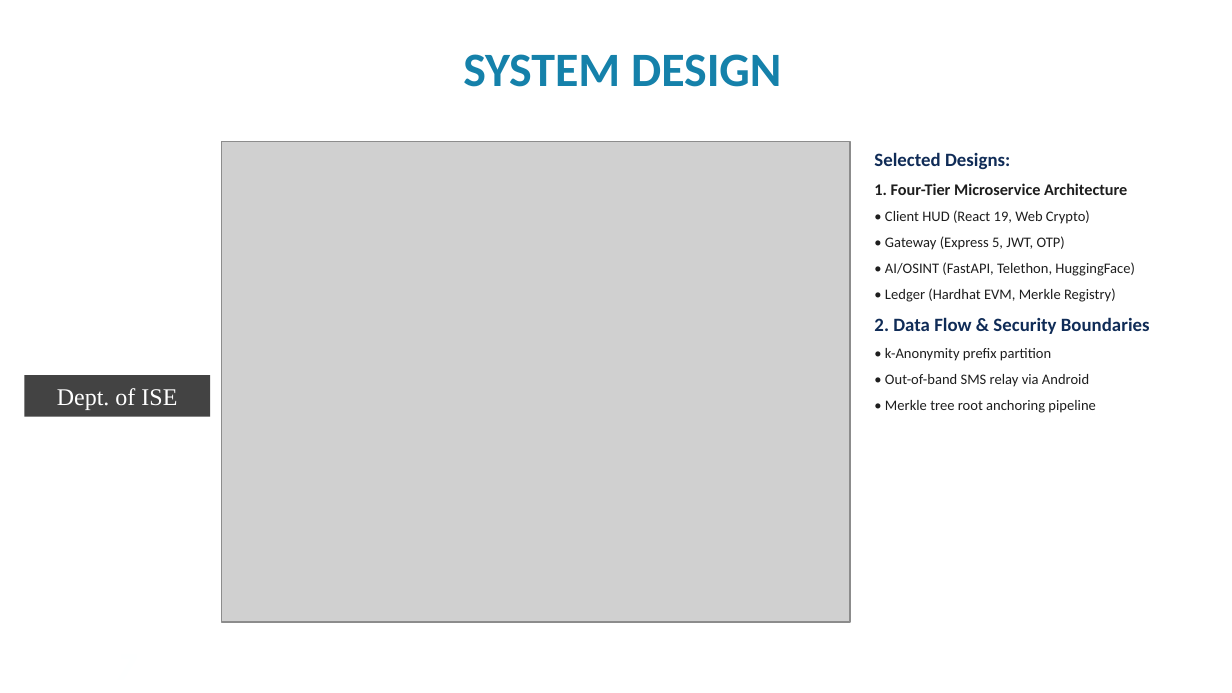
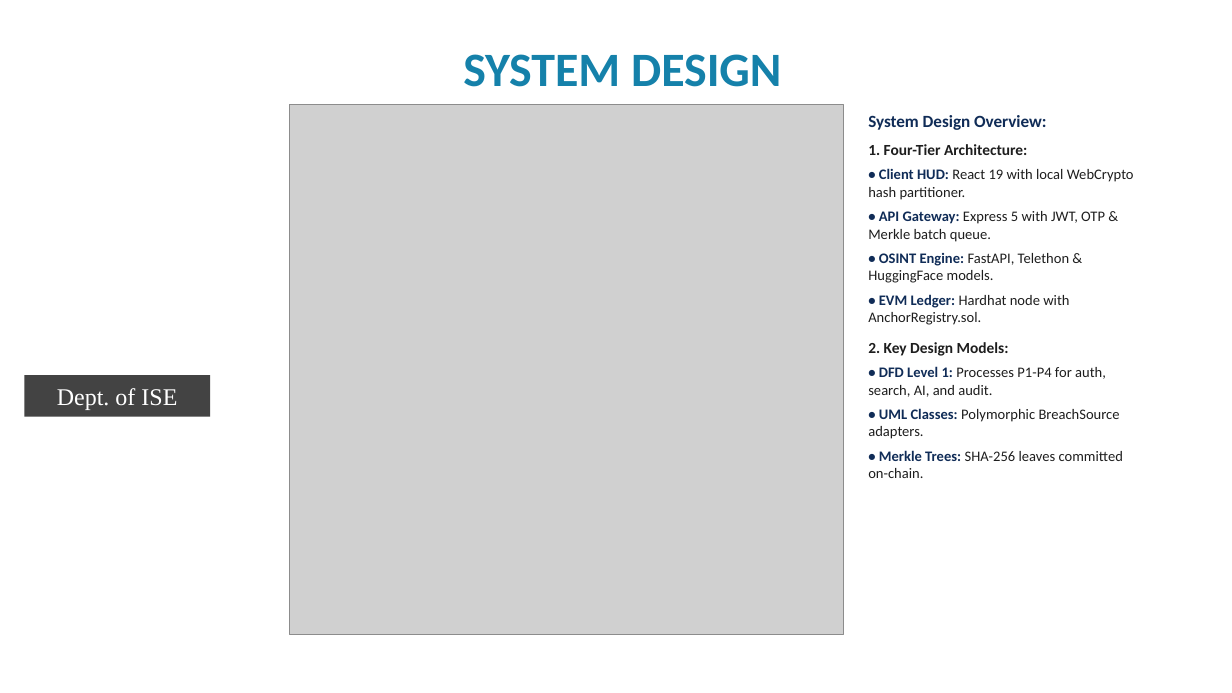
Before and after one commit to premkumarteli/OSINT-BreachShield, a slide deck: slide 7 of docs/Phase2/BreachShield_Final_Phase2_Presentation.pptx. Drawn at 1232x693 pixels with LibreOffice and Linux fonts; fonts in the diff are those of the drawing; grey boxes stand for pictures; background and template pictures are left out. Boxes give left, top, right and bottom in pixels: in the first picture for what was removed or moved away, otherwise in the second. Text is boxed around its words. In the diff, an @@ line names an element or a change of style, - is before the commit and + after.

```diff
--- a/docs/Phase2/BreachShield_Final_Phase2_Presentation.pptx
+++ b/docs/Phase2/BreachShield_Final_Phase2_Presentation.pptx
@@ picture: place and size @@
-picture at (222,142,850,622)
+picture at (290,105,844,634)
@@ text at (868,115,1134,478): text changed @@
-Selected Designs:
-1. Four-Tier Microservice Architecture
-• Client HUD (React 19, Web Crypto)
-• Gateway (Express 5, JWT, OTP)
-• AI/OSINT (FastAPI, Telethon, HuggingFace)
-• Ledger (Hardhat EVM, Merkle Registry)
-2. Data Flow & Security Boundaries
-• k-Anonymity prefix partition
-• Out-of-band SMS relay via Android
-• Merkle tree root anchoring pipeline
+System Design Overview:
+1. Four-Tier Architecture:
+• Client HUD: React 19 with local WebCrypto hash partitioner.
+• API Gateway: Express 5 with JWT, OTP & Merkle batch queue.
+• OSINT Engine: FastAPI, Telethon & HuggingFace models.
+• EVM Ledger: Hardhat node with AnchorRegistry.sol.
+2. Key Design Models:
+• DFD Level 1: Processes P1-P4 for auth, search, AI, and audit.
+• UML Classes: Polymorphic BreachSource adapters.
+• Merkle Trees: SHA-256 leaves committed on-chain.
```
Also in this commit, not shown: 14 other slides changed.
